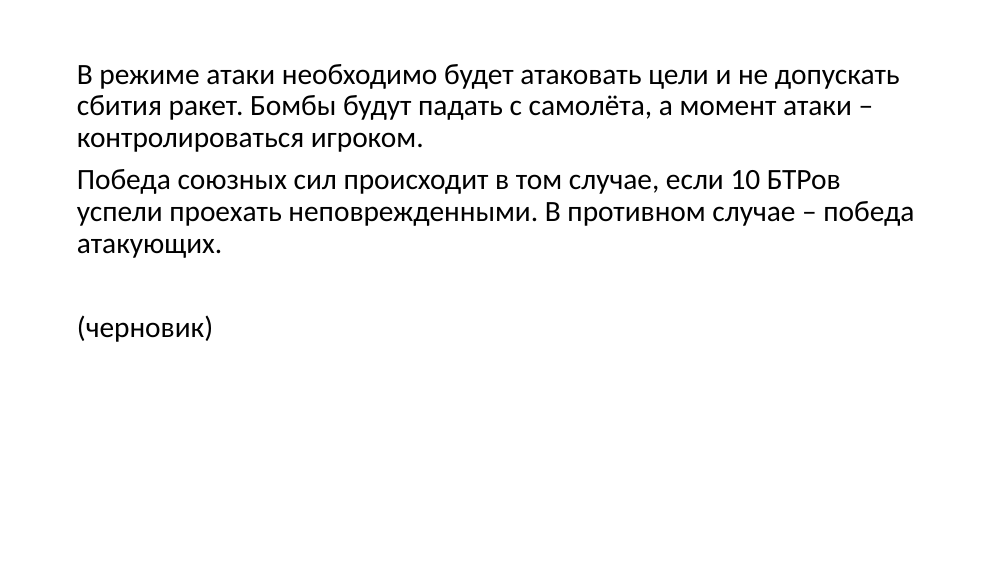
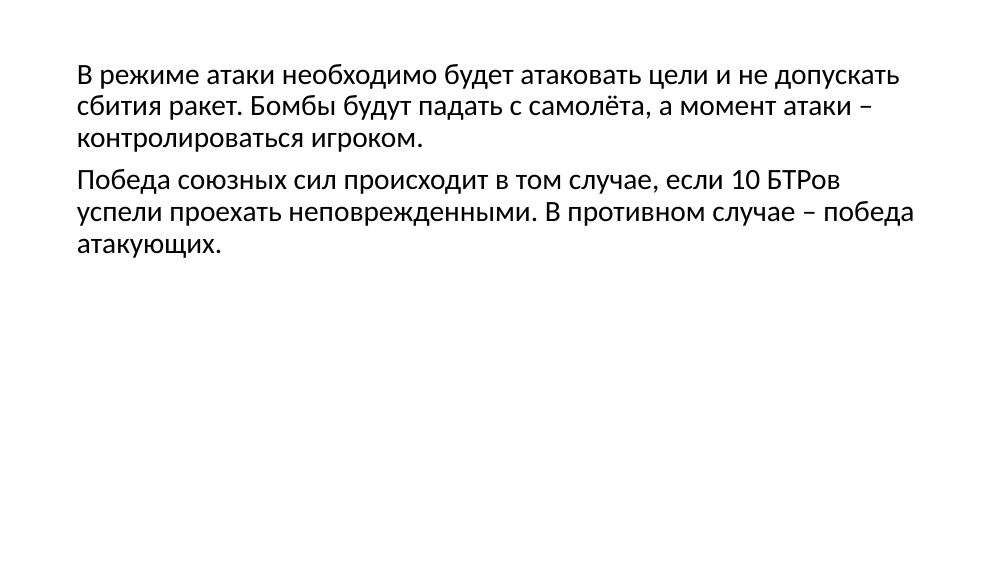
Before and after one commit to chzx-vagner/SkyDefenders, a slide deck: slide 5 of SkyDefenders.pptx. Drawn at 1008x567 pixels with LibreOffice and Linux fonts; fonts in the diff are those of the drawing; background and template pictures are left out. Boxes give left, top, right and bottom in pixels: in the first picture for what was removed or moved away, otherwise in the second. Text is boxed around its words. In the diff, an @@ line names an element or a change of style, - is before the commit and + after.

Commit message:
Updated presentation

```diff
--- a/SkyDefenders.pptx
+++ b/SkyDefenders.pptx
@@ text at bbox=[77, 315, 213, 342]: paragraph removed @@
-(черновик)
```
Also in this commit, not shown: 1 slide added.
